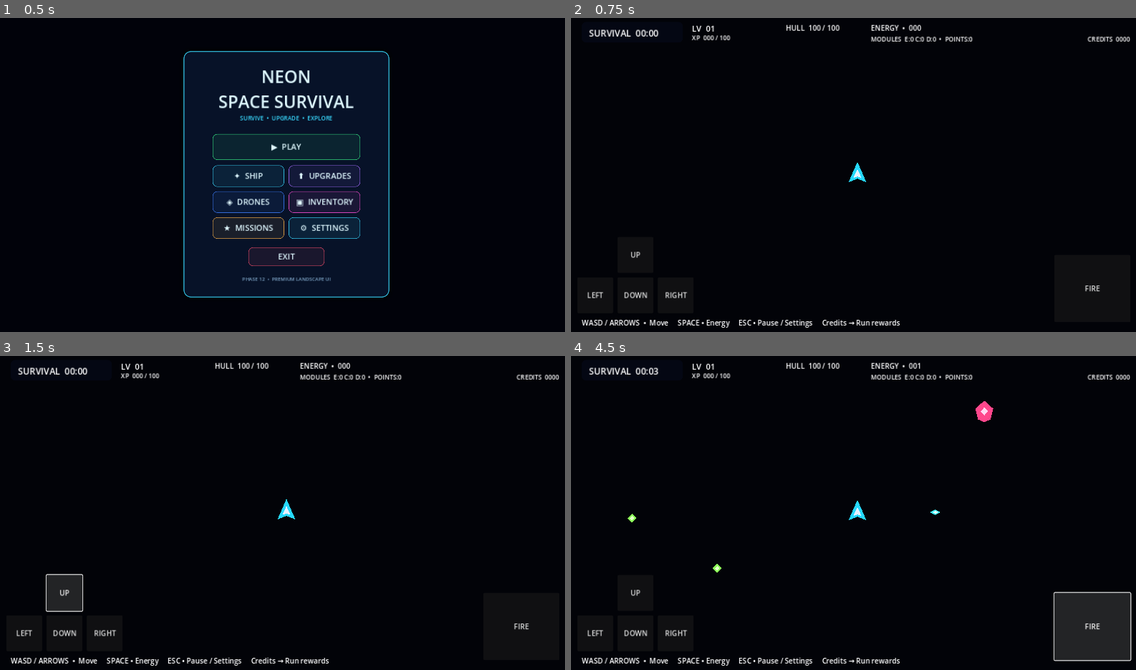
Above: before the commit, frames 1-4 (two rows, left to right).
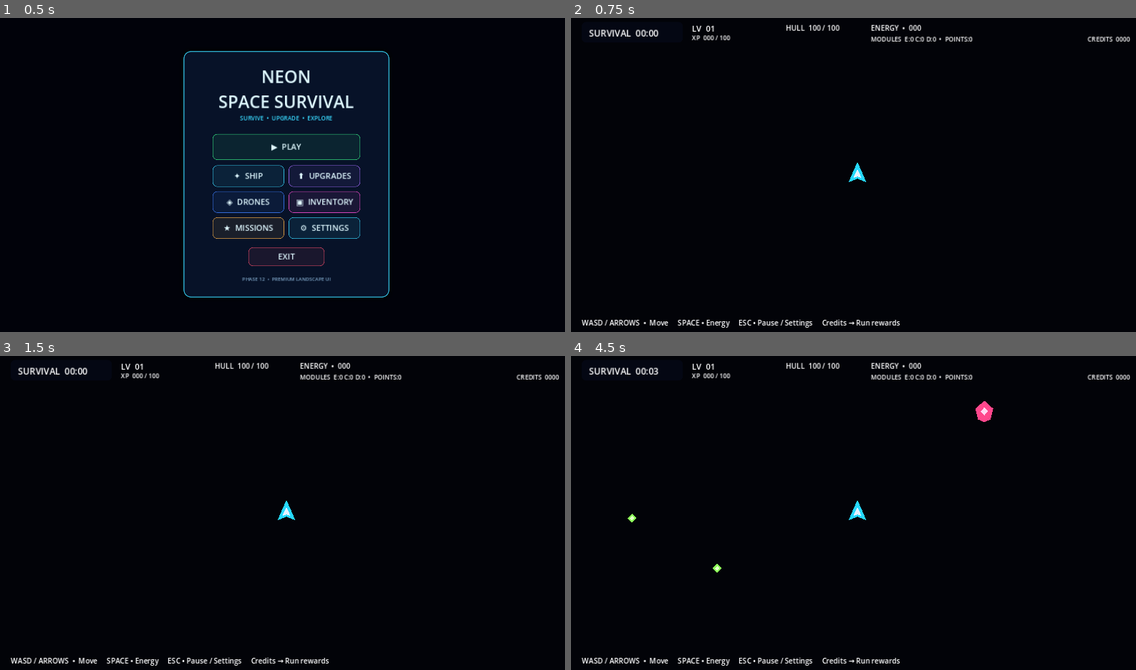
Above: after the commit, the same moments.

Repository: indianequipments092-commits/NEO-GAME-
Game: Godot game, scene res://scenes/main.tscn
Two runs of this game, one before a commit and one after it. Both use one fixed random seed, a clock stepped at 60 frames per second and the inputs below.
Inputs (mouse positions are in pixels of both pictures, inside the frame that each line leads up to):
- Up to frame 1 (0.5 s): no input
- Up to frame 2 (0.75 s): click "▶ PLAY" at 0.5 s
- Up to frame 3 (1.5 s): click (62, 591) at 1.25 s, where only the run before the commit has a clickable "UP"
- Up to frame 4 (4.5 s): click (633, 632) at 2 s, where only the run before the commit has a clickable "DOWN"; click (593, 632) at 2.75 s, where only the run before the commit has a clickable "LEFT"; click (678, 632) at 3.5 s, where only the run before the commit has a clickable "RIGHT"; click (1090, 626) at 4.25 s, where only the run before the commit has a clickable "FIRE"

Frame 1 is identical in both runs. In frame 2, 0.2% of the frame differs, in the area x 2-94%, y 74-90%; in frame 3, 1.0%; in frame 4, 3.3%, in the area x 2-100%, y 2-98%.
Error after the commit: Parse Error: Cannot infer the type of "pos" variable because the value doesn't have a set type. (res://scripts/neon_controls.gd:29)

Commit message:
Replace basic mobile buttons with Phase 12 adaptive neon controls

Diff:
--- a/scenes/mobile_controls.tscn
+++ b/scenes/mobile_controls.tscn
@@ -1,10 +1,10 @@
 [gd_scene load_steps=2 format=3]
 
-[ext_resource path="res://scripts/mobile_controls.gd" type="Script" id="1_mobile"]
+[ext_resource path="res://scripts/neon_controls.gd" type="Script" id="1_controls"]
 
 [node name="MobileControls" type="CanvasLayer"]
 layer = 20
-script = ExtResource("1_mobile")
+process_mode = 3
 
 [node name="Controls" type="Control" parent="."]
 layout_mode = 3
@@ -14,38 +14,4 @@
 grow_horizontal = 2
 grow_vertical = 2
 mouse_filter = 2
-
-[node name="Up" type="Button" parent="Controls"]
-offset_left = 104.0
-offset_top = 500.0
-offset_right = 184.0
-offset_bottom = 580.0
-text = "UP"
-
-[node name="Down" type="Button" parent="Controls"]
-offset_left = 104.0
-offset_top = 590.0
-offset_right = 184.0
-offset_bottom = 670.0
-text = "DOWN"
-
-[node name="Left" type="Button" parent="Controls"]
-offset_left = 14.0
-offset_top = 590.0
-offset_right = 94.0
-offset_bottom = 670.0
-text = "LEFT"
-
-[node name="Right" type="Button" parent="Controls"]
-offset_left = 194.0
-offset_top = 590.0
-offset_right = 274.0
-offset_bottom = 670.0
-text = "RIGHT"
-
-[node name="Fire" type="Button" parent="Controls"]
-offset_left = 1080.0
-offset_top = 540.0
-offset_right = 1250.0
-offset_bottom = 690.0
-text = "FIRE"
+script = ExtResource("1_controls")
